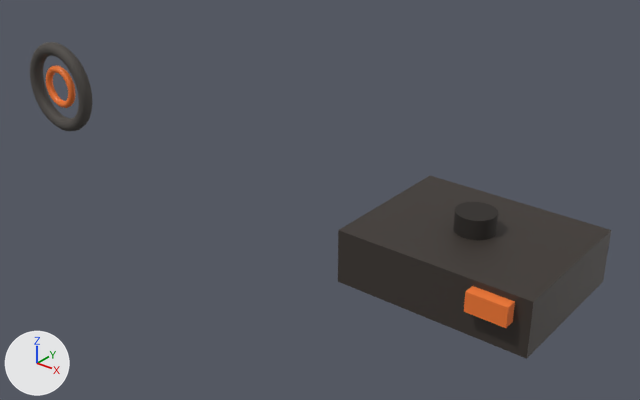
One commit to the glTF model public/models/home_eq_wok_burner.glb: the scene before it, then after it.
Before and after are seen from a 50 mm lens placed at (0.869, -1.668, 1.112), pointed at (-0.526, 0.076, 0.031). Every picture has the same lights, and +X, +Y and +Z are marked at lower left. The picture after the commit comes second. Where no turn or scale is listed for an object, it has been applied to the vertices.
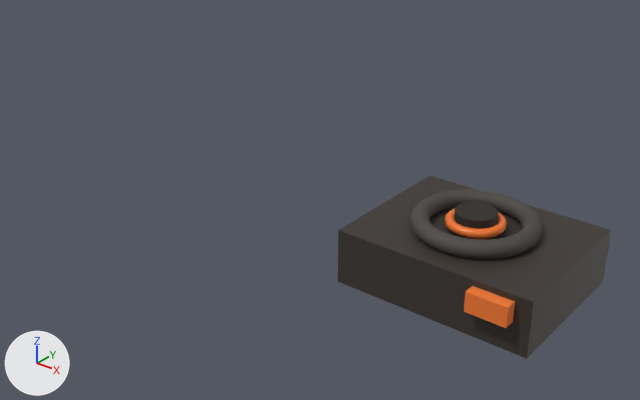
Changed parts and their boxes (x1, y1, x2, y2) in the pictures (640 x 400 px):
```json
{"object": "Mesh_2", "change": "moved, turned", "before": [30, 42, 93, 131], "after": [410, 190, 542, 260]}
{"object": "Mesh_3", "change": "moved, turned", "before": [46, 66, 76, 108], "after": [445, 208, 507, 239]}
```

The change, as JSON lines over the scene's bpy script:
```json
{"op": "set", "path": "ob_mesh_2.location", "old": "(-1.571, 0.0, 0.16)", "new": "(0.0, 0.0, 0.16)"}
{"op": "set", "path": "ob_mesh_2.rotation_euler", "old": "(0.0, 0.0, 0.0)", "new": "(-1.571, 0.0, 0.0)", "note": "degrees (0, 0, 0) -> degrees (-90, 0, 0)"}
{"op": "set", "path": "ob_mesh_3.location", "old": "(-1.571, 0.0, 0.162)", "new": "(0.0, 0.0, 0.162)"}
{"op": "set", "path": "ob_mesh_3.rotation_euler", "old": "(0.0, 0.0, 0.0)", "new": "(-1.571, 0.0, 0.0)", "note": "degrees (0, 0, 0) -> degrees (-90, 0, 0)"}
```
